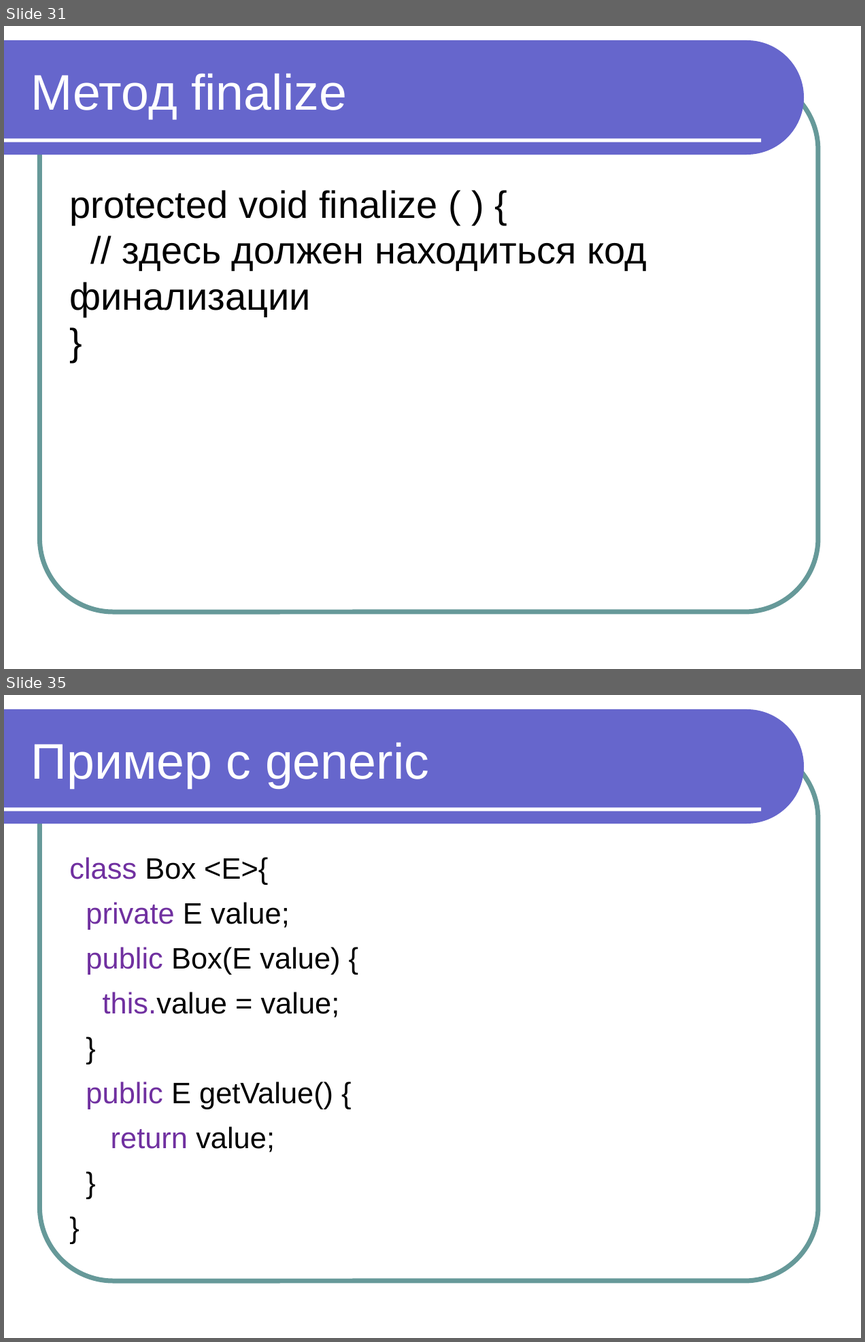
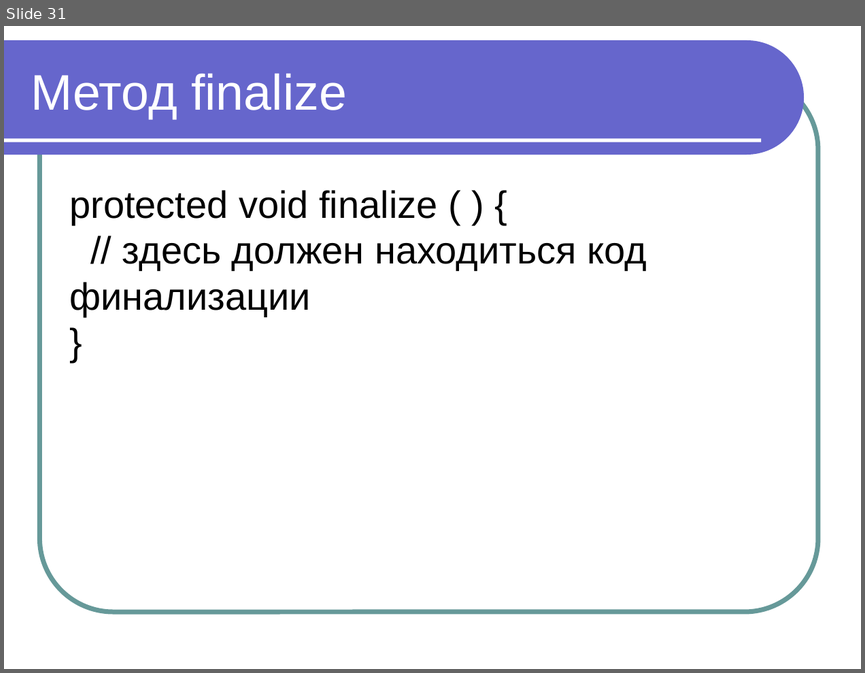
Before and after one commit to maxchv/JavaLessons, a slide deck: Lesson07/Modul 7 OOP chast 5 sborshik musora.ppt. Shown one above the other, each under a label of ours: slides 31 and 35 before the commit, slide 31 after it; the slides between them are not shown. The pictures are 865x1342 and 865x673 pixels, drawn with LibreOffice and Linux fonts; fonts in the diff are those of the drawing. Boxes give left, top, right and bottom in pixels: in the first picture for what was removed or moved away, otherwise in the second. Text is boxed around its words. In the diff, an @@ line names an element or a change of style, - is before the commit and + after.

```diff
--- a/Lesson07/Modul 7 OOP chast 5 sborshik musora.ppt
+++ b/Lesson07/Modul 7 OOP chast 5 sborshik musora.ppt
@@ slide 35 removed at [4,695,861,1338], background #FFFFFF; not listed: 3 template elements that a slide beside it also shows @@
@@ title removed at [31,742,429,788] @@
-Пример с generic
@@ text removed at [69,857,340,1152] @@
-class Box <E>{
-private E value;
-public Box(E value) {
-this.value = value;
-}
-public E getValue() {
-return value;
-}
-}
```
Also in this commit, not shown: 13 other slides removed.
